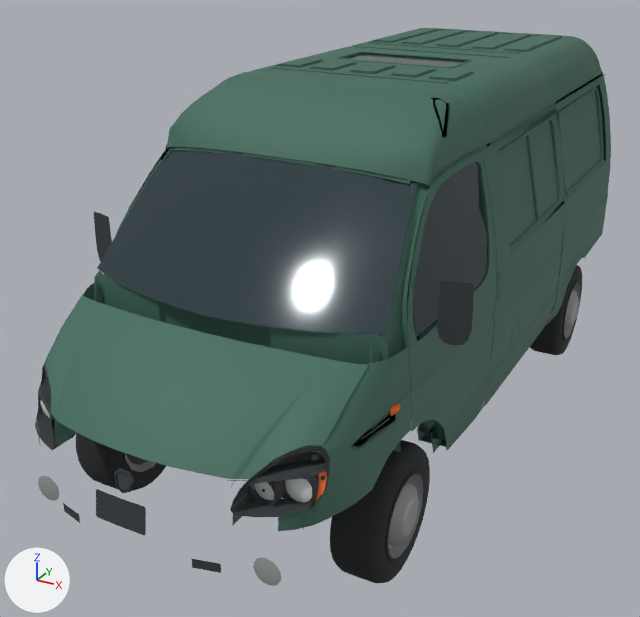
What one commit did to the glTF model public/models/gtav/gazel.glb.
Before and after are seen from a 50 mm lens placed at (2.5, -5.01, 2.39), pointed at (-0.22, -0.06, -0.09). Lighting does not change. The marker at lower left points along +X, +Y and +Z. The picture after the commit comes second. Where no turn or scale is listed for an object, it has been applied to the vertices.

The first picture shows 'chassis_trim', 'chassisbody', 'front_auxiliary', 'glass', 'headlights', 'wheel_fl', 'wheel_fr', 'wheel_rl' and 1 more.
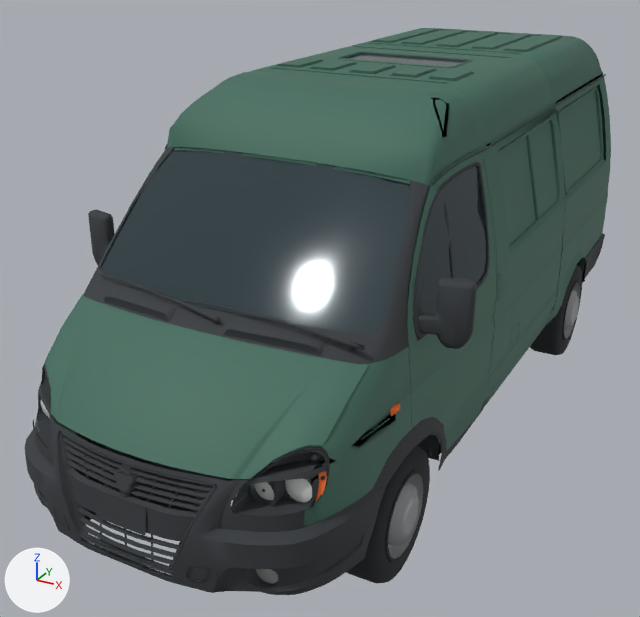
Where the change shows, as pixel boxes [x1, y1, x2, y2] in the pictures (640 x 617 px):
'interior', added
    after: [25, 53, 606, 595]
'wheel_fr', unchanged, covered by the edit
    before: [76, 433, 166, 491]

Patch to the scene script:
```diff
--- a/public/models/gtav/gazel.glb.py
+++ b/public/models/gtav/gazel.glb.py
@@ me_interior @@
+me_interior.from_pydata(...)  # 18171 vertices, 27495 faces; spans x -1.23..1.23, y -2.7..2.7, z -1.1..1.1
+me_interior.materials.append(mat_car_trim)  # dark grey #35383c
@@ ob_interior @@
+ob_interior = bpy.data.objects.new('interior', me_interior)
+ob_interior.location = (0.007, 0.26, 0.413)
```
